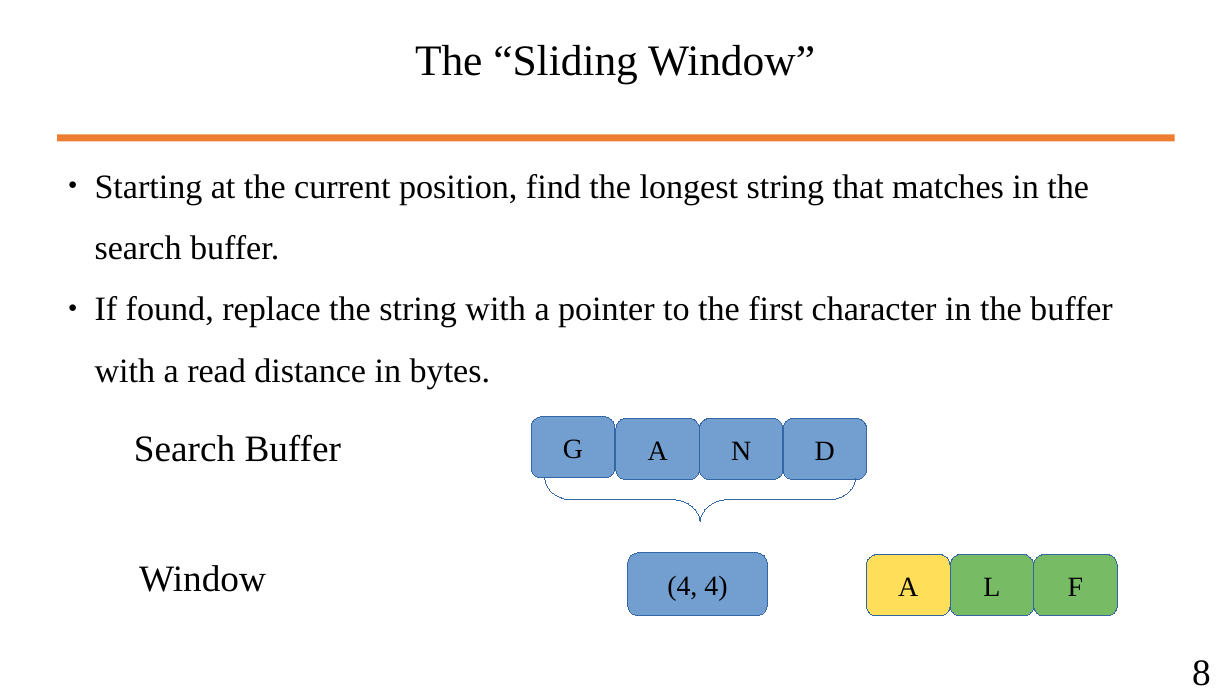
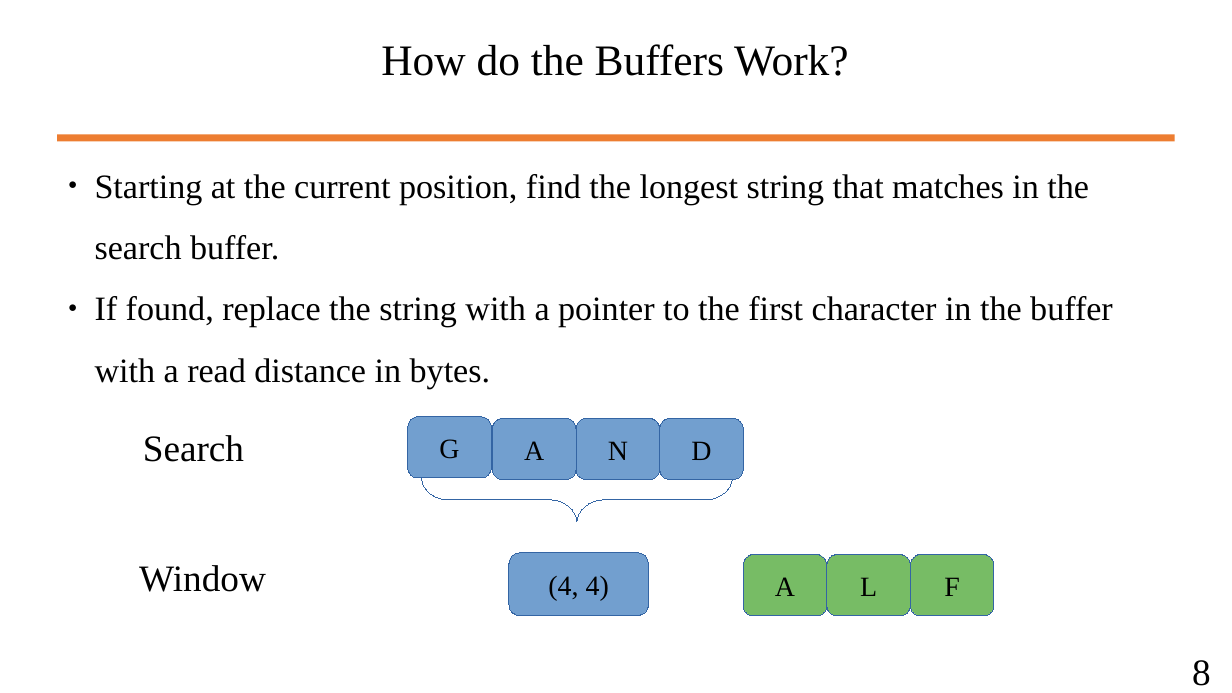
Before and after one commit to wbuz24/undergrad-repo, a slide deck: slide 9 of S24/cs494/notes/LZ77.pptx. Drawn at 1232x693 pixels with LibreOffice and Linux fonts; fonts in the diff are those of the drawing. Boxes give left, top, right and bottom in pixels: in the first picture for what was removed or moved away, otherwise in the second. Text is boxed around its words. In the diff, an @@ line names an element or a change of style, - is before the commit and + after.

```diff
--- a/S24/cs494/notes/LZ77.pptx
+++ b/S24/cs494/notes/LZ77.pptx
@@ text at (x1=381, y1=44, x2=849, y2=76): text changed @@
-The “Sliding Window”
+How do the Buffers Work?
@@ text at (x1=143, y1=435, x2=244, y2=462): text changed @@
-Search Buffer
+Search
@@ 7 rounded rectangles, 1 freeform shape moved together from (x1=531, y1=417, x2=1118, y2=616) to (x1=408, y1=417, x2=995, y2=616) @@
@@ rounded rectangle "(4, 4)" moved from (x1=628, y1=553, x2=768, y2=616) to (x1=509, y1=553, x2=648, y2=616) @@
@@ rounded rectangle "A" at (x1=743, y1=555, x2=827, y2=616): fill #FFDE59 to #77BC65 @@
```
Also in this commit, not shown: 3 other slides changed, 7 slides added, 5 other files.
